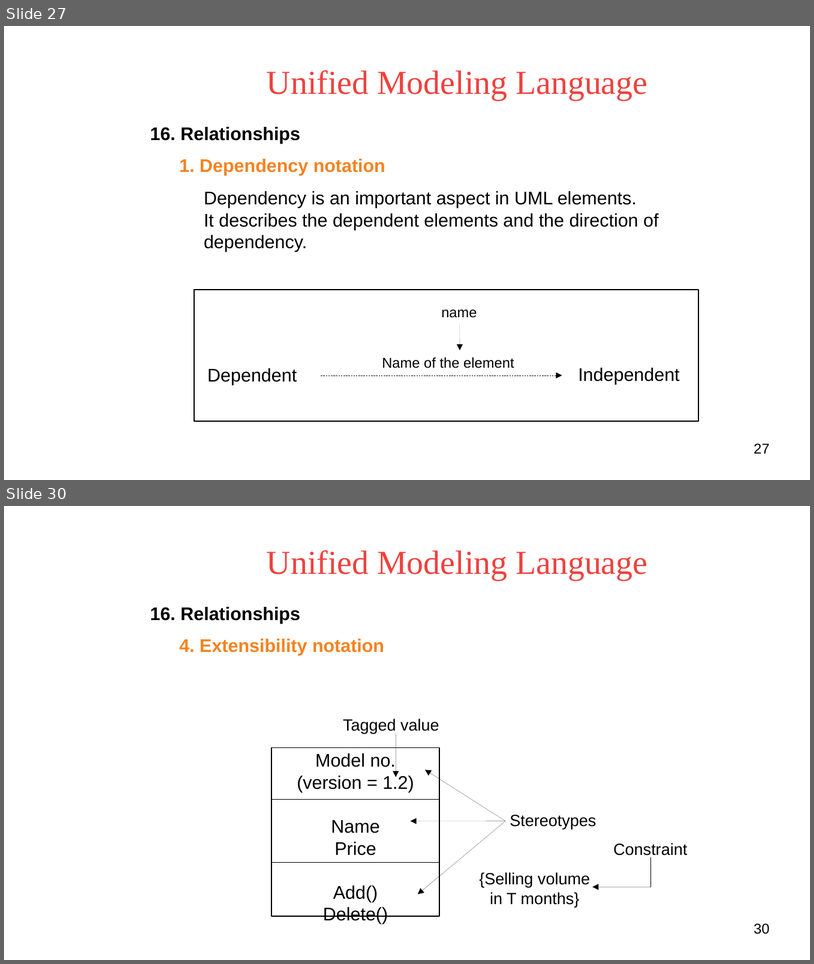
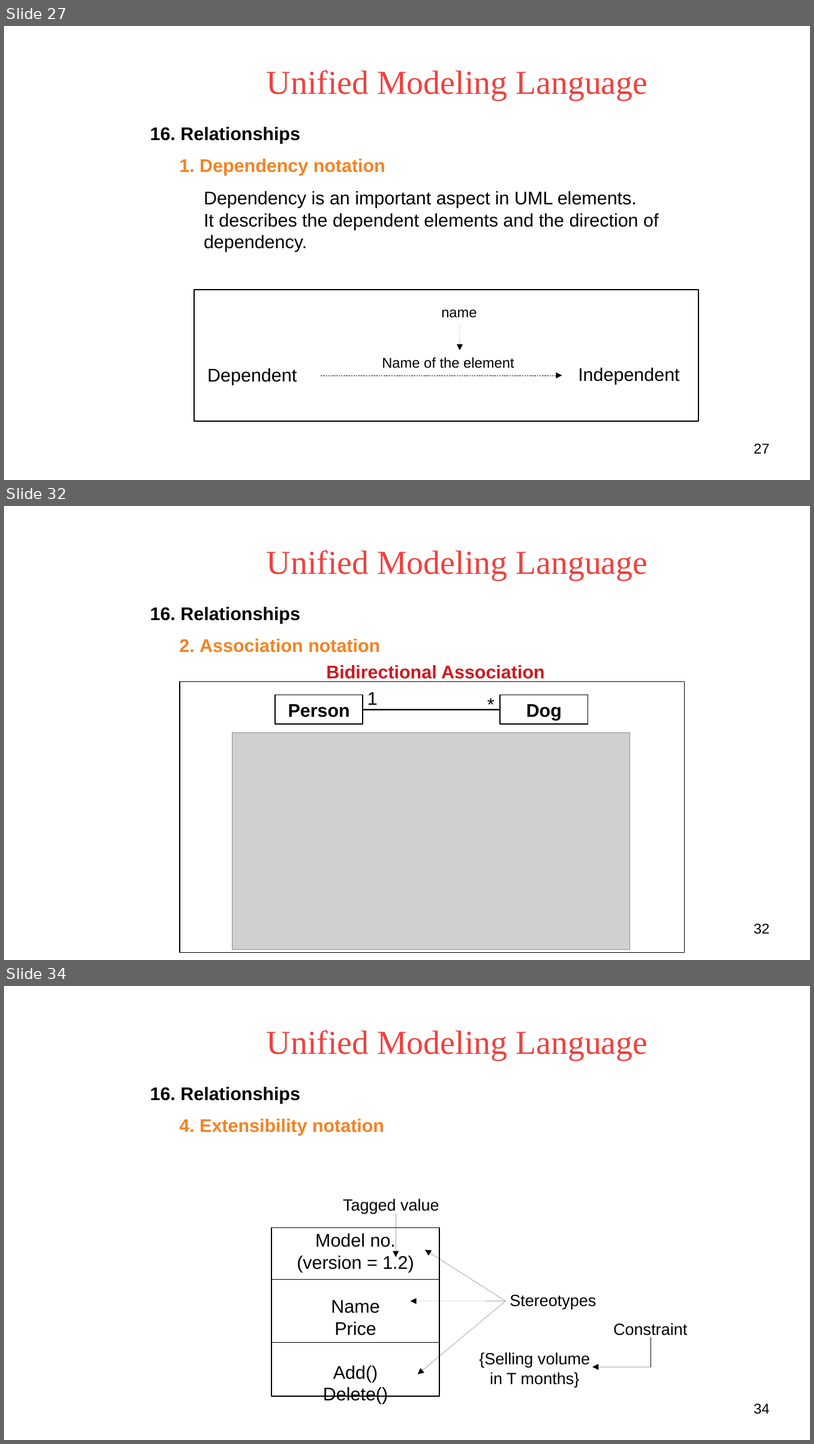
Before and after one commit to voducman/new, a slide deck: UML Presents.odp. Shown one above the other, each under a label of ours: slides 27 and 30 before the commit, slides 27, 32 and 34 after it; the slides between them are not shown. The pictures are 814x964 and 814x1444 pixels, drawn with LibreOffice and Linux fonts; fonts in the diff are those of the drawing; grey boxes stand for pictures; background and template pictures are left out. Boxes give left, top, right and bottom in pixels: in the first picture for what was removed or moved away, otherwise in the second. Text is boxed around its words. In the diff, an @@ line names an element or a change of style, - is before the commit and + after.

```diff
--- a/UML Presents.odp
+++ b/UML Presents.odp
@@ slide 32 added at <box>4,506,810,960</box>, background picture (left out) @@
@@ title added at <box>267,550,648,580</box>, 33 pt, text #EF413D @@
+Unified Modeling Language
@@ text added at <box>150,607,300,623</box>, 18 pt, text #000000, bold @@
+16. Relationships
@@ text added at <box>179,639,380,652</box>, 18 pt, text #F58220, bold @@
+2. Association notation
@@ text added at <box>326,665,545,682</box>, 18 pt, text #CE181E, bold @@
+Bidirectional Association
@@ rectangle added at <box>180,682,685,952</box>, outline #000000 0.99 pt @@
@@ rectangle added at <box>275,695,363,724</box>, fill #FFFFFF, outline #000000 0.99 pt, 18 pt, text #000000, bold @@
+Person
@@ text added at <box>368,692,378,705</box>, 18 pt, text #000000 @@
+1
@@ text added at <box>480,689,495,717</box>, 18 pt, text #000000 @@
+*
@@ rectangle added at <box>501,695,588,724</box>, fill #FFFFFF, outline #000000 0.99 pt, 18 pt, text #000000, bold @@
+Dog
@@ line added from (363, 709) to (501, 709), #000000 1.5 pt @@
@@ picture added at <box>233,733,630,949</box> @@
@@ page number added at <box>754,923,770,934</box>, 14 pt, text #000000 @@
+32
@@ what was slide 30 is now slide 34 @@
@@ page number at <box>754,1403,770,1414</box>: text changed @@
-30
+34
```
Also in this commit, not shown: 7 slides changed, 4 other slides added.
